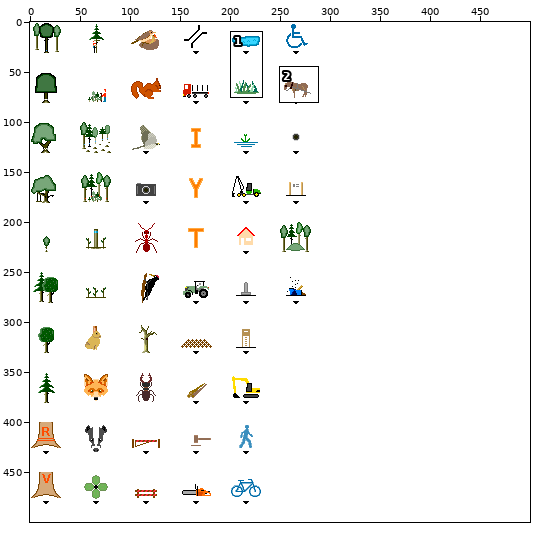
A sprite sheet gets an edit: collections/forest-waypoint-symbols/preview/preview.png. Above: a wide view before the commit, with the close-up outlined.
Close-up. As it was:
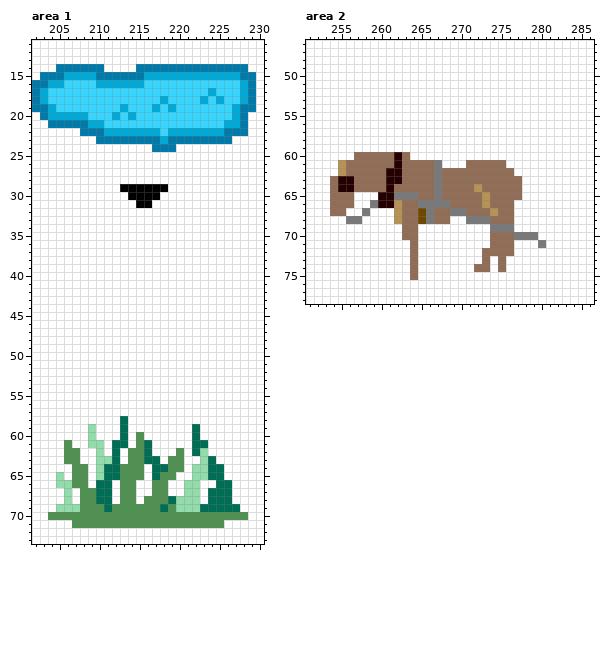
The file is 500x500 pixels. Colours within 5 levels of each other are drawn and written as one. Shown: area 1: x 202..230, y 11..73; area 2: x 251..286, y 46..78. The commit also changed other parts of the picture, which this record leaves out.
The result:
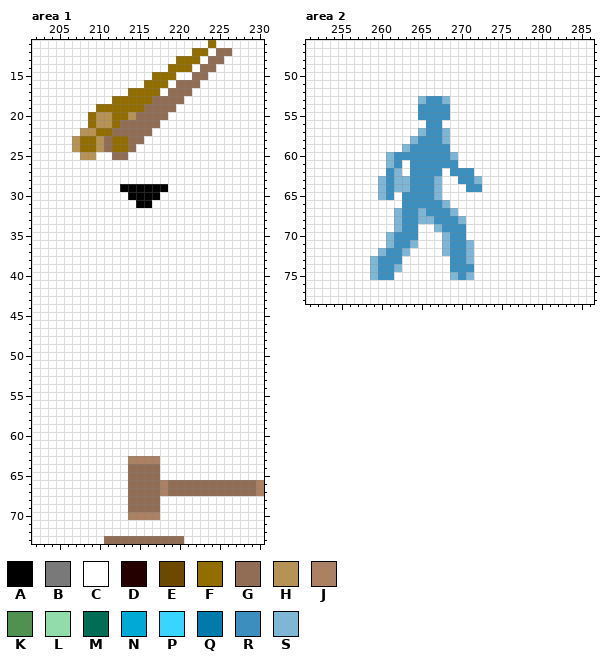
Palette (. is transparent): A #000000  B #797979  C #ffffff  D #240000  E #6d4900  F #926d00  G #926d55  H #b69255  J #ab8063  K #4e9151  L #92dbaa  M #006d55  N #00aad6  P #38d5ff  Q #007aaa  R #3b8fbe  S #7fb6d5
Changes in this commit:
Changed rows in their new state; - is an unchanged pixel.
Area 1:
first column x 202:
11 ----------------------F-----
12 --------------------FF-GG---
13 ------------------FFF-GG----
14 ---CCCCCC----CCCCFFFCGGCCCC-
15 -CCCCCCCCCCCCCCFFFCCGGCCCCCC
16 CCCCCCCCCCCCCCFFFCGGGCCCCCCC
17 CCCCCCCCCCCCFFFFCGGGCCCCCCCC
18 CCCCCCCCCCFFFFFGGGGCCCCCCCCC
19 CCCCCCCCFFFFFFGGGGCCCCCCCCCC
20 -CCCCCCFHHFFHGGGGCCCCCCCCCC-
21 --CCCCCFHHFGGGGGCCCCCCCCCCC-
22 ------HHFFGGGGGCCCCCCCCCCCC-
23 -----HFFHGFFGGCCCCCCCCCCC---
24 -----HFFHGFFG--CCC----------
25 ------HH--GG----------------
first column x 204:
58 ---------C-----------------
59 -----C---C--------C--------
60 -----C---C-C------C--------
61 --C--CC-CC-CC-----CC-------
62 --CC--C-C-CCC---C-CC-------
63 --CC--CCC-JJJJ-CC--CC------
64 ---CC-CCCCGGGGCCC-CCCC-----
65 -C-CC-CCCCGGGGCC--CCCC-----
66 -CCCC-CC-CGGGGJGGGGGGGGGGGJ
67 --C-CCCC-CGGGGJGGGGGGGGGGGJ
68 --C-CCCC-CGGGGCCCCC-CCC----
69 -CCCCCCCCCGGGGCCCCCCCCCC---
70 CCCCCCCCCCJJJJCCCCCCCCCCC--
71 ---CCCCCCCCCCCCCCCCCCC-----
73 -------GGGGGGGGGG----------
Area 2:
first column x 254:
53 -----------SRRS------------
54 -----------RRRR------------
55 -----------RRRR------------
56 ------------RR-------------
57 -----------SRRS------------
58 ----------SRRRS------------
59 ---------SRRRRR------------
60 ---CCCCSRRRRRRRS-----------
61 -CCCCCCSRCRRRRRR-CCCCC-----
62 -CCCCCCRSCRRRRCRRRCCCCC----
63 CCCCCCSRSSRRRSCCRRSCCCCC---
64 CCCCCCSRSSRRRSCCCRRCCCCC---
65 CCC---SRCRRRRSCCCCCCCCCC---
66 CCC--CCCCRRRRRSCCCCCCCC----
67 CC--C---SRRSRRRSCCCCCCC----
68 --CC----SRRSSRRRSCCCCCC----
69 --------SRR--SRRR---CCC----
70 -------SRRR---SRR---CCCCCC-
71 -------SRRS---SRRS--CCC---C
72 ------SRRSC---SRRS-CCCC----
73 -----SRRR-C----RRS-C-C-----
74 -----SRRS-C----RRRCC-C-----
75 -----SRR--C----SRS---------
Boxes around the changes in both close-ups, in picture pixels (x1, y1, x2, y2):
changed: (32, 40, 256, 160)
changed: (48, 416, 264, 544)
changed: (330, 96, 546, 280)
